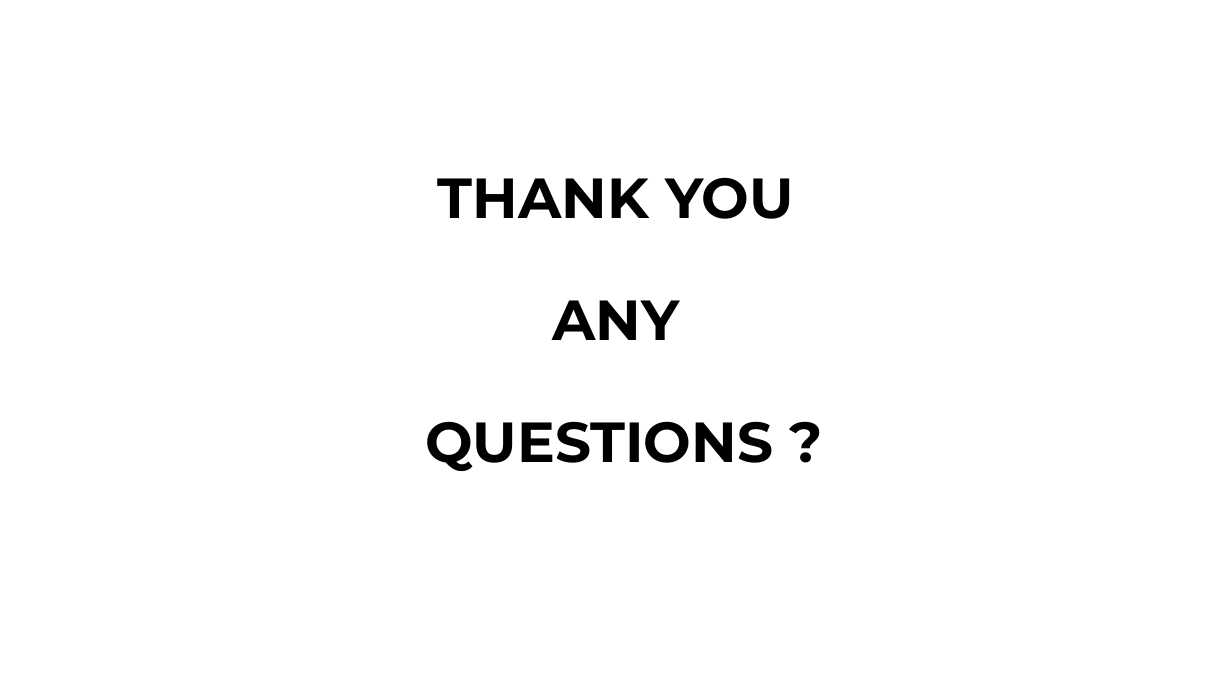
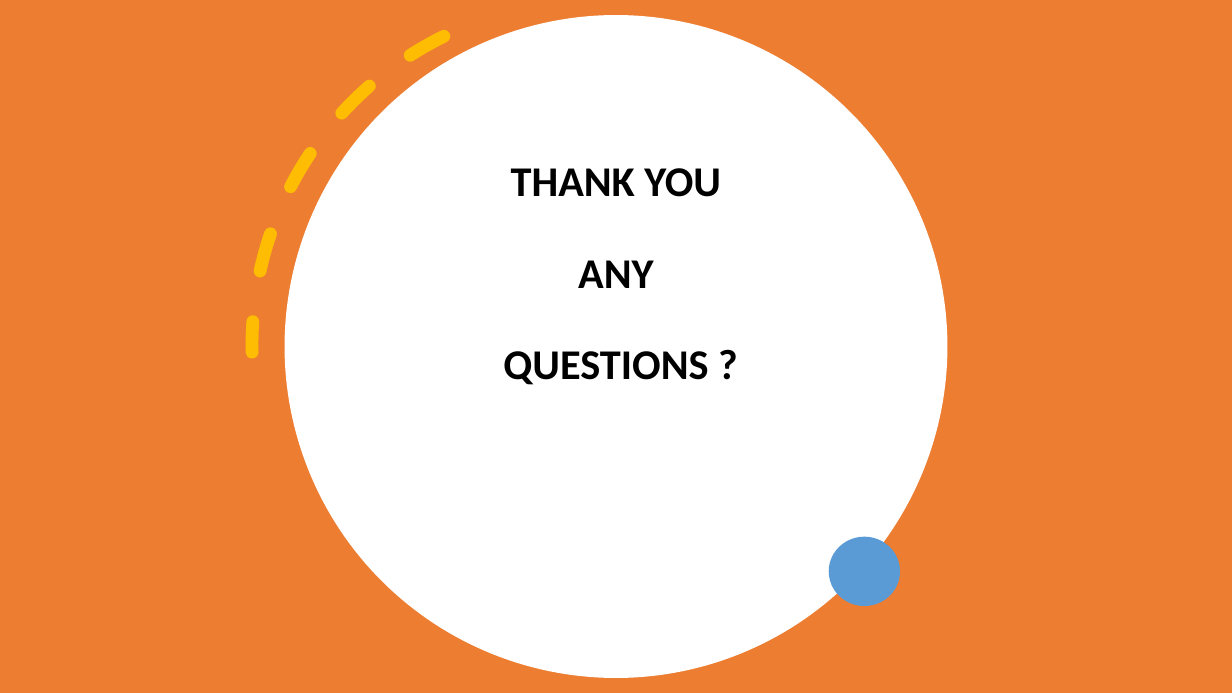
Before and after one commit to JemmyKuria/Vaccine_Project, a slide deck: slide 12 of PREDICTING VACCINE UPTAKE.pptx (slide 14 before the commit). Drawn at 1232x693 pixels with LibreOffice and Linux fonts; fonts in the diff are those of the drawing. Boxes give left, top, right and bottom in pixels: in the first picture for what was removed or moved away, otherwise in the second. Text is boxed around its words. In the diff, an @@ line names an element or a change of style, - is before the commit and + after.

```diff
--- a/PREDICTING VACCINE UPTAKE.pptx
+++ b/PREDICTING VACCINE UPTAKE.pptx
@@ rectangle added at (0, 0, 1232, 693), fill #ED7D31 @@
@@ arc (boxed as its full ellipse) added at (135, 0, 1058, 693), outline #FFC000 10 pt dashed @@
@@ ellipse added at (285, 15, 947, 677), fill #FFFFFF @@
@@ title "THANK YOU ANY QUESTIONS ?": place and size @@
-title "THANK YOU ANY QUESTIONS ?" at (425, 177, 794, 471)
+title "THANK YOU ANY QUESTIONS ?" at (503, 168, 721, 385)
@@ title "THANK YOU ANY QUESTIONS ?" at (503, 168, 721, 385): size 44 to 33 pt, font Montserrat to Calibri; vertical alignment middle to bottom @@
@@ ellipse added at (829, 537, 900, 606), fill #5B9BD5 @@
```
Also in this commit, not shown: 5 other slides changed, 5 slides added, 7 slides removed, 1 other file.
